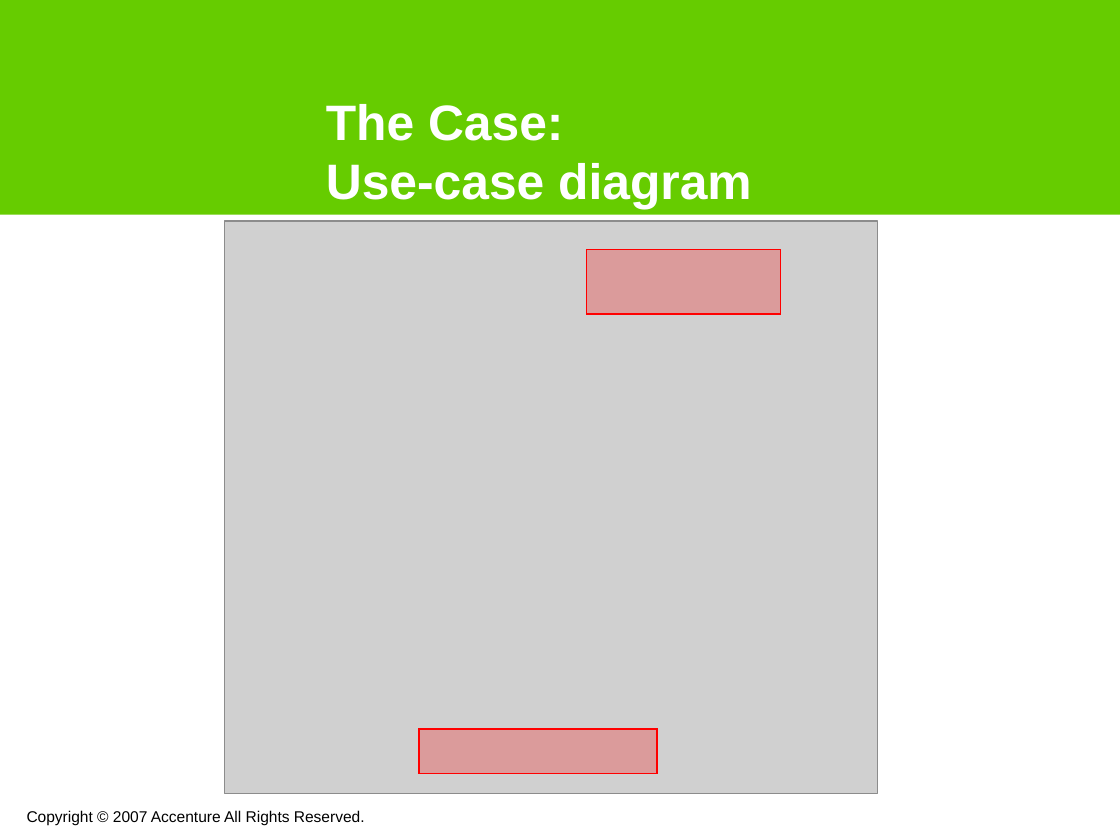
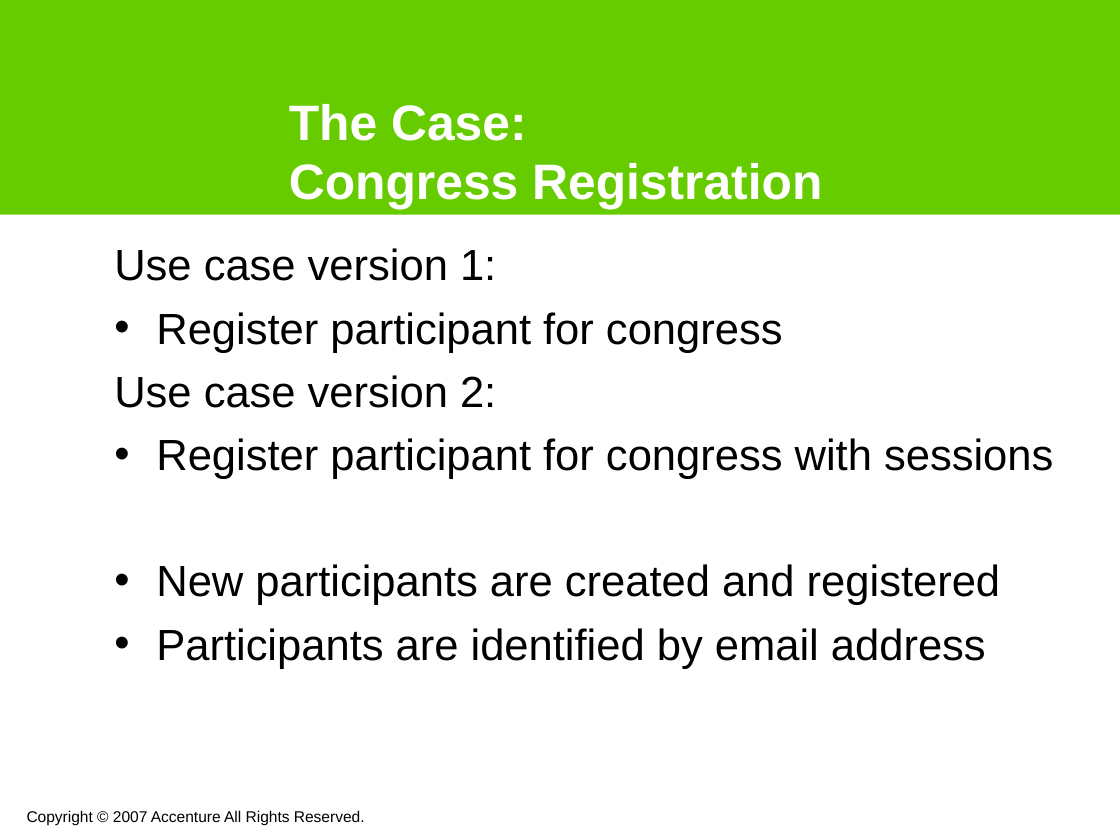
Before and after one commit to noushadali/osgi-samples, a slide deck: slide 14 of congress-registration/documentation/Webservice versioning using osgi.ppt. Drawn at 1120x840 pixels with LibreOffice and Linux fonts; fonts in the diff are those of the drawing; grey boxes stand for pictures; background and template pictures are left out. Boxes give left, top, right and bottom in pixels: in the first picture for what was removed or moved away, otherwise in the second. Text is boxed around its words. In the diff, an @@ line names an element or a change of style, - is before the commit and + after.

```diff
--- a/congress-registration/documentation/Webservice versioning using osgi.ppt
+++ b/congress-registration/documentation/Webservice versioning using osgi.ppt
@@ title at (289,104,822,210): text changed @@
-The Case:
-Use-case diagram
+The Case:
+Congress Registration
@@ picture removed at (225,221,878,793) @@
@@ text added at (114,248,1053,669), 28 pt, text #000000 @@
+Use case version 1:
+• Register participant for congress
+Use case version 2:
+• Register participant for congress with sessions
+• New participants are created and registered
+• Participants are identified by email address
@@ rectangle removed at (587,250,781,315) @@
@@ rectangle removed at (419,729,656,774) @@
```
Also in this commit, not shown: 12 other slides changed, 4 slides added, 1 slide removed, 2 other files.
